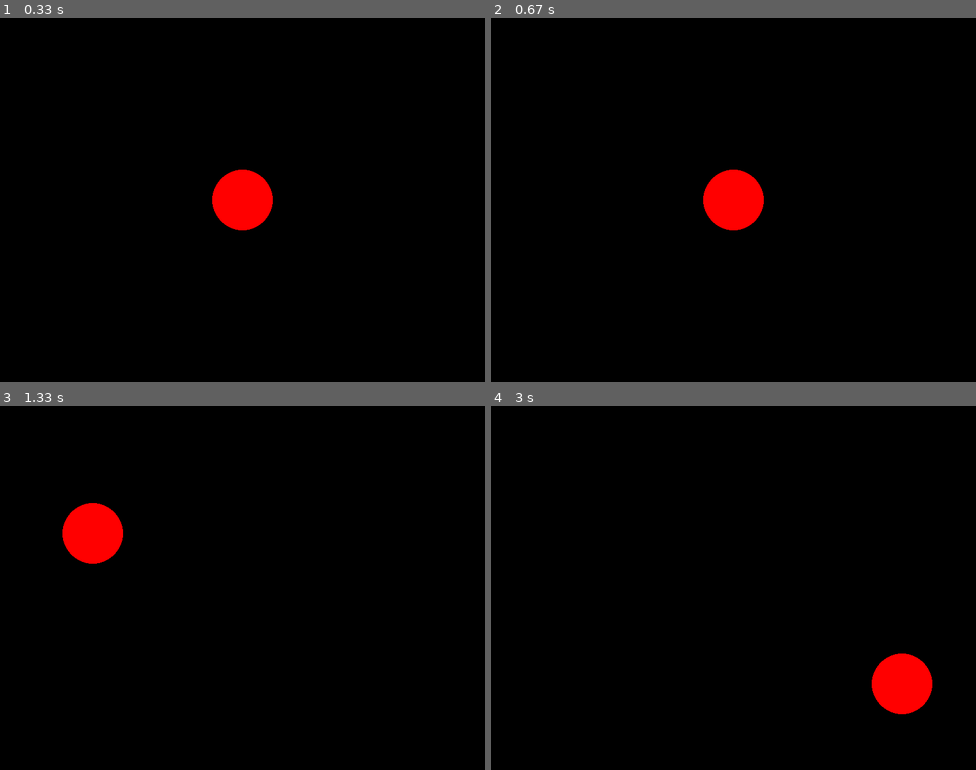
Above: before the commit, frames 1-4 (two rows, left to right).
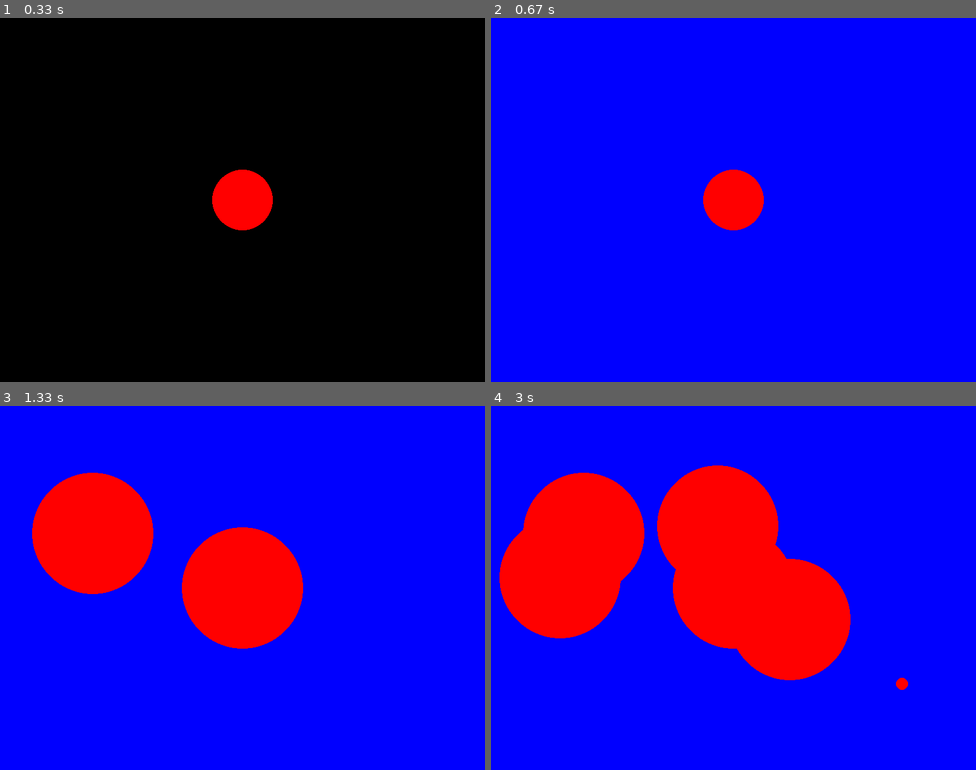
Above: after the commit, the same moments.

Repository: ArchakovBullet/Scripts_Python
Game: pygame game, started from Book_Python_for_Children/Ball is behind the cursor.py
Same seed, same stepped clock (60 frames per second), same inputs: the game is played once before the commit and once after it.
Inputs (mouse positions are in pixels of both pictures, inside the frame that each line leads up to):
- Up to frame 1 (0.33 s): no input
- Up to frame 2 (0.67 s): tap Space at 0.33 s
- Up to frame 3 (1.33 s): tap + at 0.67 s; click (92, 533) at 1.05 s
- Up to frame 4 (3 s): click (791, 620) at 1.38 s; click (558, 577) at 1.72 s; click (718, 526) at 2.05 s; tap - at 2.33 s; click (903, 682) at 2.72 s

Frame 1 is identical in both runs. In frame 2, 98% of the frame differs, in the area x 0-100%, y 0-100%; in frame 3, 98%; in frame 4, 100%.

Commit message:
Теперь окно программы запускается на втором мониторе

Diff:
--- a/Book_Python_for_Children/Ball is behind the cursor.py
+++ b/Book_Python_for_Children/Ball is behind the cursor.py
@@ -1,18 +1,25 @@
 ''''''' Первая программа "Шарик за курсором, стр. 36 книги." '''
 
 import pygame as pg, sys
+import os
 
 pg.init()
 
+
+# Перемещаем окно на второй монитор (если он есть)
+# Расположение окна при запуске программы на втором мониторе (справа)
+# Эта переменная ниже должна быть создана до pg.display.set_mode((800, 600))
+os.environ['SDL_VIDEO_WINDOW_POS'] = " 2480,240 "
+
 # Размер окошка:
 screen = pg.display.set_mode((800, 600))
+# screen = pg.display.set_mode((1000, 300))
 
 # надпись на окошке слева вверху:
 pg.display.set_caption('Лети к курсору')
 
 #  начальные координаты объекта(шарика) в окошке при запуске.
-x,y=400,300
-
+x,y= 400,300
 size = 50 #размер шарика. Можно например 200 бахнуть.
 color = (255,0,0) # цвет красный. Если зеленый то: (0, 255, 0)
 # color = (0,255,0)   # зеленый то: (0, 255, 0)
@@ -23,7 +30,19 @@
             sys.exit()
         elif event.type == pg.MOUSEBUTTONDOWN:
             x,y = pg.mouse.get_pos()
-    screen.fill((0,0,0))
+
+    # screen.fill((0,0,0))
+
+    keys = pg.key.get_pressed()
+    if keys[pg.K_SPACE]:
+        screen.fill((0,0,255))
+
+    if keys[pg.K_KP_PLUS]:
+        size = 100
+    if keys[pg.K_KP_MINUS]:
+        size = 10
+
+
     pg.draw.circle(screen, color, (x, y), size)
     pg.display.flip()
     pg.time.delay(10)
--- /dev/null
+++ b/Book_Python_for_Children/Diagnost_where_Monitor.py
@@ -0,0 +1,61 @@
+# Шаг № 1  Диагностическая программа для определения мониторов
+import pygame as pg
+import sys
+
+pg.init()
+
+# Получаем информацию о всех мониторах
+monitors = pg.display.get_desktop_sizes()
+print("=" * 50)
+print("ИНФОРМАЦИЯ О ВАШИХ МОНИТОРАХ:")
+print("=" * 50)
+
+for i, size in enumerate(monitors):
+    print(f"Монитор {i}: {size[0]} x {size[1]} пикселей")
+
+# Определяем расположение мониторов (для Windows)
+try:
+    import ctypes
+    user32 = ctypes.windll.user32
+
+    # Получаем координаты всех мониторов
+    class MONITORINFO(ctypes.Structure):
+        _fields_ = [("cbSize", ctypes.c_uint),
+                    ("rcMonitor", ctypes.c_long * 4),
+                    ("rcWork", ctypes.c_long * 4),
+                    ("dwFlags", ctypes.c_uint)]
+
+    monitors_info = []
+    def monitor_enum_proc(hMonitor, hdcMonitor, lprcMonitor, dwData):
+        monitor_info = MONITORINFO()
+        monitor_info.cbSize = ctypes.sizeof(MONITORINFO)
+        user32.GetMonitorInfoW(hMonitor, ctypes.byref(monitor_info))
+        monitors_info.append((
+            monitor_info.rcMonitor[0],  # left
+            monitor_info.rcMonitor[1],  # top
+            monitor_info.rcMonitor[2],  # right
+            monitor_info.rcMonitor[3]   # bottom
+        ))
+        return True
+
+    # Перечисляем все мониторы
+    enum_proc = ctypes.WINFUNCTYPE(ctypes.c_int, ctypes.c_void_p, ctypes.c_void_p,
+                                   ctypes.POINTER(ctypes.c_long), ctypes.c_void_p)
+    user32.EnumDisplayMonitors(None, None, enum_proc(monitor_enum_proc), 0)
+
+    print("\nРАСПОЛОЖЕНИЕ МОНИТОРОВ:")
+    for i, info in enumerate(monitors_info):
+        left, top, right, bottom = info
+        width = right - left
+        height = bottom - top
+        print(f"Монитор {i}: позиция ({left}, {top}) - размер {width}x{height}")
+
+except:
+    print("\nНе удалось определить расположение (это нормально для Linux/Mac)")
+    print("Предполагаем, что мониторы расположены горизонтально")
+
+pg.quit()
+
+print("\n" + "=" * 50)
+print("Теперь запустите основную программу")
+input("Нажмите Enter для выхода...")
--- /dev/null
+++ b/Book_Python_for_Children/Monitor centering program.py
@@ -0,0 +1,173 @@
+# Шаг № 2 Основная программа с автоматическим центрированием
+import pygame as pg
+import sys
+import os
+
+def get_monitor_layout():
+    """Определяет расположение и размеры всех мониторов"""
+    monitors = pg.display.get_desktop_sizes()
+
+    # Пытаемся определить точные координаты мониторов (Windows)
+    try:
+        import ctypes
+
+        user32 = ctypes.windll.user32
+        monitors_positions = []
+
+        class MONITORINFO(ctypes.Structure):
+            _fields_ = [("cbSize", ctypes.c_uint),
+                        ("rcMonitor", ctypes.c_long * 4),
+                        ("rcWork", ctypes.c_long * 4),
+                        ("dwFlags", ctypes.c_uint)]
+
+        def monitor_enum_proc(hMonitor, hdcMonitor, lprcMonitor, dwData):
+            monitor_info = MONITORINFO()
+            monitor_info.cbSize = ctypes.sizeof(MONITORINFO)
+            user32.GetMonitorInfoW(hMonitor, ctypes.byref(monitor_info))
+            monitors_positions.append((
+                monitor_info.rcMonitor[0],  # left
+                monitor_info.rcMonitor[1],  # top
+                monitor_info.rcMonitor[2],  # right
+                monitor_info.rcMonitor[3]   # bottom
+            ))
+            return True
+
+        enum_proc = ctypes.WINFUNCTYPE(ctypes.c_int, ctypes.c_void_p, ctypes.c_void_p,
+                                       ctypes.POINTER(ctypes.c_long), ctypes.c_void_p)
+        user32.EnumDisplayMonitors(None, None, enum_proc(monitor_enum_proc), 0)
+
+        # Формируем список мониторов с координатами
+        monitors_with_pos = []
+        for i, pos in enumerate(monitors_positions):
+            left, top, right, bottom = pos
+            width = right - left
+            height = bottom - top
+            monitors_with_pos.append({
+                'index': i,
+                'x': left,
+                'y': top,
+                'width': width,
+                'height': height,
+                'size': (width, height)
+            })
+
+        return monitors_with_pos
+
+    except:
+        # Если не удалось определить (Linux/Mac), предполагаем горизонтальное расположение
+        print("Не удалось определить точное расположение мониторов")
+        print("Предполагаем горизонтальное расположение")
+
+        monitors_with_pos = []
+        current_x = 0
+        for i, size in enumerate(monitors):
+            monitors_with_pos.append({
+                'index': i,
+                'x': current_x,
+                'y': 0,
+                'width': size[0],
+                'height': size[1],
+                'size': size
+            })
+            current_x += size[0]
+
+        return monitors_with_pos
+
+def center_window_on_monitor(monitor_index, window_width=800, window_height=600):
+    """Устанавливает позицию окна по центру указанного монитора"""
+    monitors = get_monitor_layout()
+
+    if monitor_index >= len(monitors):
+        print(f"Монитор {monitor_index} не найден. Использую монитор 0")
+        monitor_index = 0
+
+    monitor = monitors[monitor_index]
+
+    # Вычисляем координаты для центрирования окна
+    center_x = monitor['x'] + (monitor['width'] - window_width) // 2
+    center_y = monitor['y'] + (monitor['height'] - window_height) // 2
+
+    # Устанавливаем переменную окружения для позиции окна
+    os.environ['SDL_VIDEO_WINDOW_POS'] = f"{center_x},{center_y}"
+
+    print(f"Окно будет открыто на мониторе {monitor_index}")
+    print(f"Размер монитора: {monitor['width']}x{monitor['height']}")
+    print(f"Позиция окна: ({center_x}, {center_y})")
+
+    return center_x, center_y
+
+def main():
+    pg.init()
+
+    # Параметры окна
+    WINDOW_WIDTH = 800
+    WINDOW_HEIGHT = 600
+
+    # Выводим информацию о мониторах
+    print("\n" + "=" * 50)
+    print("НАЙДЕННЫЕ МОНИТОРЫ:")
+    print("=" * 50)
+
+    monitors = get_monitor_layout()
+    for mon in monitors:
+        print(f"Монитор {mon['index']}: {mon['width']}x{mon['height']} "
+              f"в позиции ({mon['x']}, {mon['y']})")
+
+    print("=" * 50)
+
+    # Выбираем второй монитор (индекс 1)
+    # Если его нет, используем первый
+    target_monitor = 1 if len(monitors) > 1 else 0
+
+    if len(monitors) <= 1:
+        print("\nВнимание: Обнаружен только один монитор!")
+        print("Окно будет открыто на основном мониторе\n")
+
+    # Центрируем окно на выбранном мониторе
+    center_window_on_monitor(target_monitor, WINDOW_WIDTH, WINDOW_HEIGHT)
+
+    # Создаем окно
+    screen = pg.display.set_mode((WINDOW_WIDTH, WINDOW_HEIGHT))
+    pg.display.set_caption('Лети к курсору')
+
+    # Начальные параметры
+    x, y = WINDOW_WIDTH // 2, WINDOW_HEIGHT // 2
+    size = 50
+    color = (255, 0, 0)
+
+    print("\nУправление:")
+    print("- Клик мышкой - шарик летит к курсору")
+    print("- Пробел - заливка экрана синим цветом")
+    print("- NumPad + - увеличить шарик до 100")
+    print("- NumPad - - уменьшить шарик до 10")
+    print("- Закройте окно для выхода\n")
+
+    # Основной цикл
+    while True:
+        for event in pg.event.get():
+            if event.type == pg.QUIT:
+                pg.quit()
+                sys.exit()
+            elif event.type == pg.MOUSEBUTTONDOWN:
+                x, y = pg.mouse.get_pos()
+
+        # Обработка нажатий клавиш
+        keys = pg.key.get_pressed()
+        if keys[pg.K_SPACE]:
+            screen.fill((0, 0, 255))
+        else:
+            # Каждый кадр очищаем экран (если не зажат пробел)
+            screen.fill((255, 255, 255))
+
+        if keys[pg.K_KP_PLUS]:
+            size = 100
+        if keys[pg.K_KP_MINUS]:
+            size = 10
+
+        # Рисуем шарик
+        pg.draw.circle(screen, color, (x, y), size)
+        pg.display.flip()
+        pg.time.delay(10)
+
+if __name__ == "__main__":
+    main()
--- a/Мой_Новый_Проект/main.py
+++ /dev/null
@@ -1 +0,0 @@
-print('Hello, World!')
